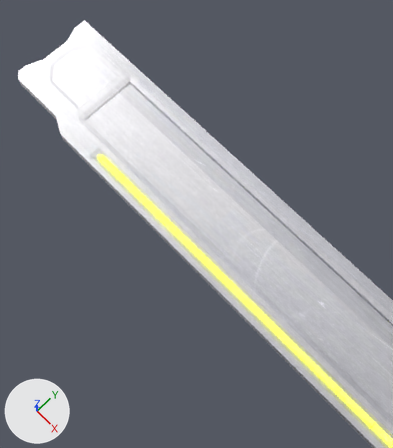
An edit to the Blender file graphics/ui/ui.blend, drawn before and after from the same camera.
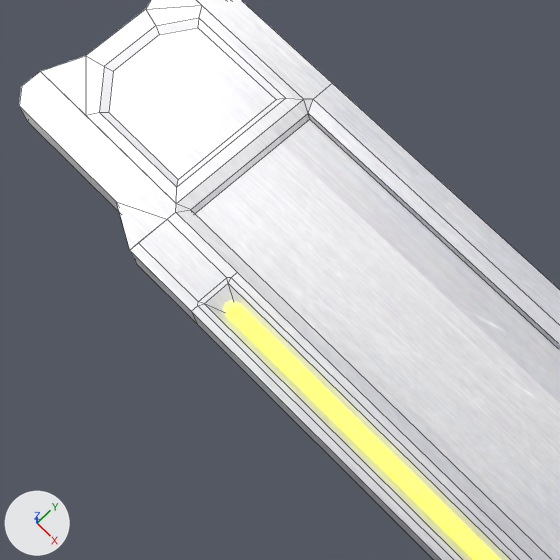
Each version appears first whole from a 50 mm camera at (-1.57, 2.53, 6.68) aimed at (-3.18, 4.12, -0.28), and next in a close-up on the part from 3% to 58% of the width and 8% to 57% of the height. Lighting does not change. The marker at lower left points along +X, +Y and +Z. The close-ups show mesh edges as thin lines.

The scene before the commit, as lines of its bpy script (objects in view):
```python
me_cube_001 = bpy.data.meshes.new('Cube.001')
me_cube_001.from_pydata(...)  # 102 vertices, 84 faces; spans x -6.39..6.14, y -1.0..0.42, z -0.08..0.1
me_cube_001.materials.append(mat_material_003)
me_cylinder = bpy.data.meshes.new('Cylinder')
me_cylinder.from_pydata(...)  # 128 vertices, 98 faces; spans x -1.0..1.0, y -1.0..1.0, z -99.2..0.0
me_cylinder.materials.append(mat_material_001)
ob_cube = bpy.data.objects.new('Cube', me_cube_001)
ob_cube.location = (0.0, 4.606, 0.076)
ob_cylinder = bpy.data.objects.new('Cylinder', me_cylinder)
ob_cylinder.location = (-0.001, 3.762, 0.16)
ob_cylinder.rotation_euler = (0.0, 1.571, 0.0)  # degrees (0, 90, 0)
ob_cylinder.scale = (0.0469, 0.0469, 0.0469)
_m = ob_cylinder.modifiers.new('Mirror', 'MIRROR')
_m.use_axis = (False, False, True)
```
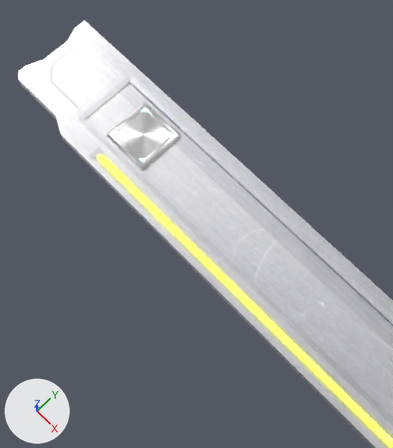
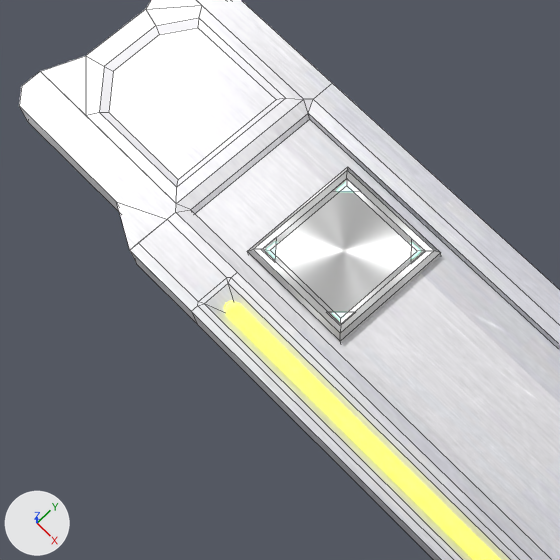
Diff of the bpy script that builds the scene:
```diff
--- a/graphics/ui/ui.blend.py
+++ b/graphics/ui/ui.blend.py
@@ mat_material_004 @@
+mat_material_004 = bpy.data.materials.new('Material.004')
+mat_material_004.use_nodes = True; mat_material_004.node_tree.nodes.clear()
+_N = mat_material_004.node_tree.nodes; _L = mat_material_004.node_tree.links
+n0 = _N.new('ShaderNodeOutputMaterial'); n0.name = 'Material Output'
+n1 = _N.new('ShaderNodeBsdfAnisotropic'); n1.name = 'Anisotropic BSDF'
+n1.distribution = 'GGX'
+n1.inputs[1].default_value = 0.447  # 'Roughness'
+n1.inputs[2].default_value = 0.5  # 'Anisotropy'
+_L.new(n1.outputs[0], n0.inputs[0])  # 'BSDF' to 'Surface'
@@ mat_material_005 @@
+mat_material_005 = bpy.data.materials.new('Material.005')
+# nodes: BsdfGlass, Emission, MixShader, OutputMaterial
+# colours: green #83ffcd
@@ me_cube @@
+me_cube.from_pydata(...)  # 20 vertices, 18 faces; spans x -0.295..0.295, y -0.295..0.295, z -0.043..0.043
+me_cube.materials.append(mat_material_004)
@@ me_cube_002 @@
+me_cube_002.from_pydata([(-0.0531, -0.0531, -0.0077), (-0.0531, 0.0531, -0.0077), (0.0531, 0.0531, -0.0077), (-0.0531, -0.0531, 0.0077), (-0.0531, 0.0531, 0.0077), (0.0531, 0.0531, 0.0077)], [], [(3, 4, 1, 0), (4, 5, 2, 1), (1, 2, 0), (4, 3, 5), (0, 2, 5, 3)])
+me_cube_002.materials.append(mat_material_005)
@@ ob_cube_001 @@
+ob_cube_001 = bpy.data.objects.new('Cube.001', me_cube)
+ob_cube_001.location = (-4.475, 4.397, 0.079)
+ob_cube_001.scale = (1.2, 1.2, 1.2)
@@ ob_cube_002 @@
+ob_cube_002 = bpy.data.objects.new('Cube.002', me_cube_002)
+ob_cube_002.location = (-4.719, 4.642, 0.119)
@@ ob_cube_003 @@
+ob_cube_003 = bpy.data.objects.new('Cube.003', me_cube_002)
+ob_cube_003.location = (-4.228, 4.642, 0.119)
+ob_cube_003.rotation_euler = (0.0, 0.0, -1.571)  # degrees (0, 0, -90)
@@ ob_cube_004 @@
+ob_cube_004 = bpy.data.objects.new('Cube.004', me_cube_002)
+ob_cube_004.location = (-4.228, 4.15, 0.119)
+ob_cube_004.rotation_euler = (0.0, 0.0, -3.142)  # degrees (0, 0, -180)
@@ ob_cube_005 @@
+ob_cube_005 = bpy.data.objects.new('Cube.005', me_cube_002)
+ob_cube_005.location = (-4.723, 4.15, 0.119)
+ob_cube_005.rotation_euler = (0.0, 0.0, -4.712)  # degrees (0, 0, -270)
```

Pixel boxes [x1, y1, x2, y2] of what changed, in the close-ups (560 x 560 px):
'Cube.001', added: after [247, 167, 441, 343]
'Cube.004', added: after [332, 312, 351, 321]
'Cube.002', added: after [337, 182, 356, 191]
'Cube.003', added: after [411, 242, 420, 259]
'Cube.005', added: after [267, 242, 276, 258]
